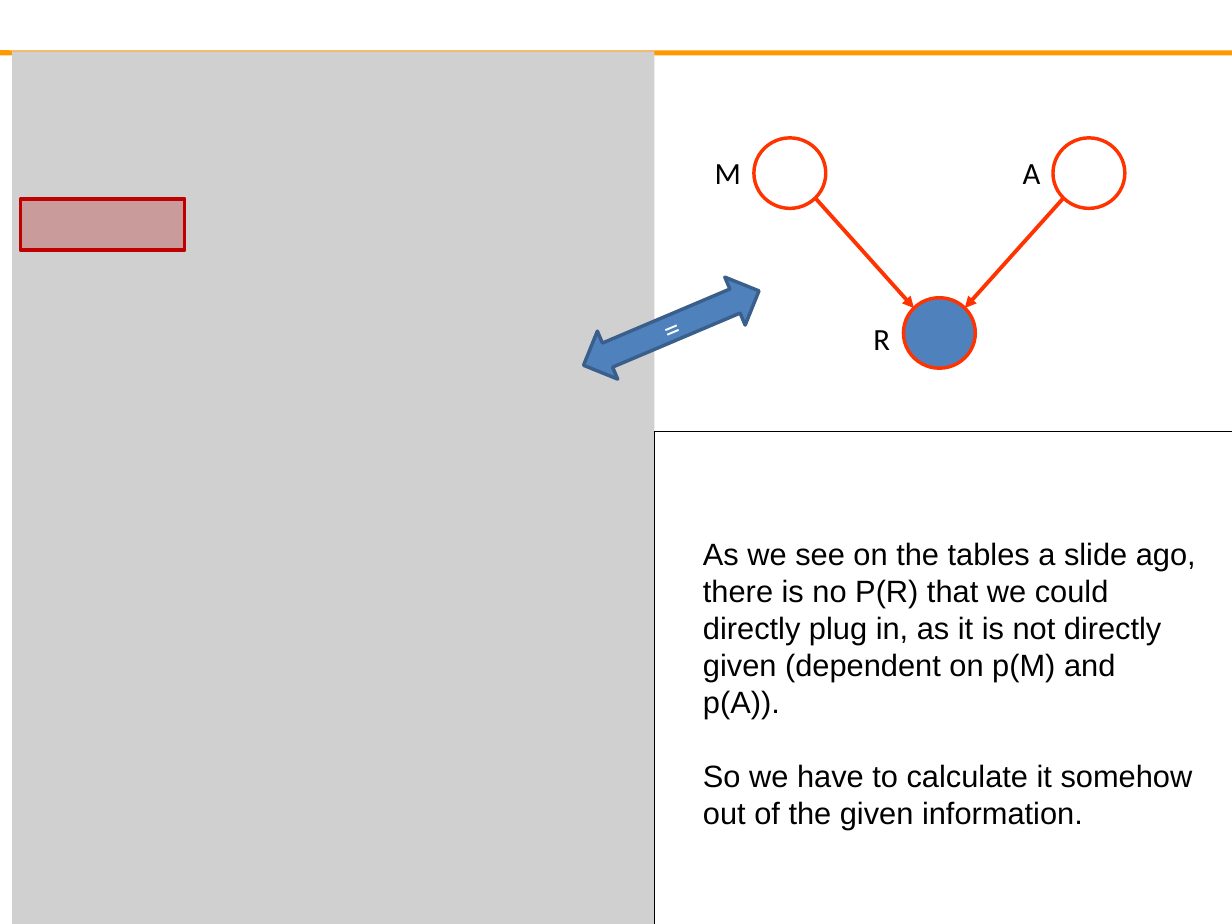
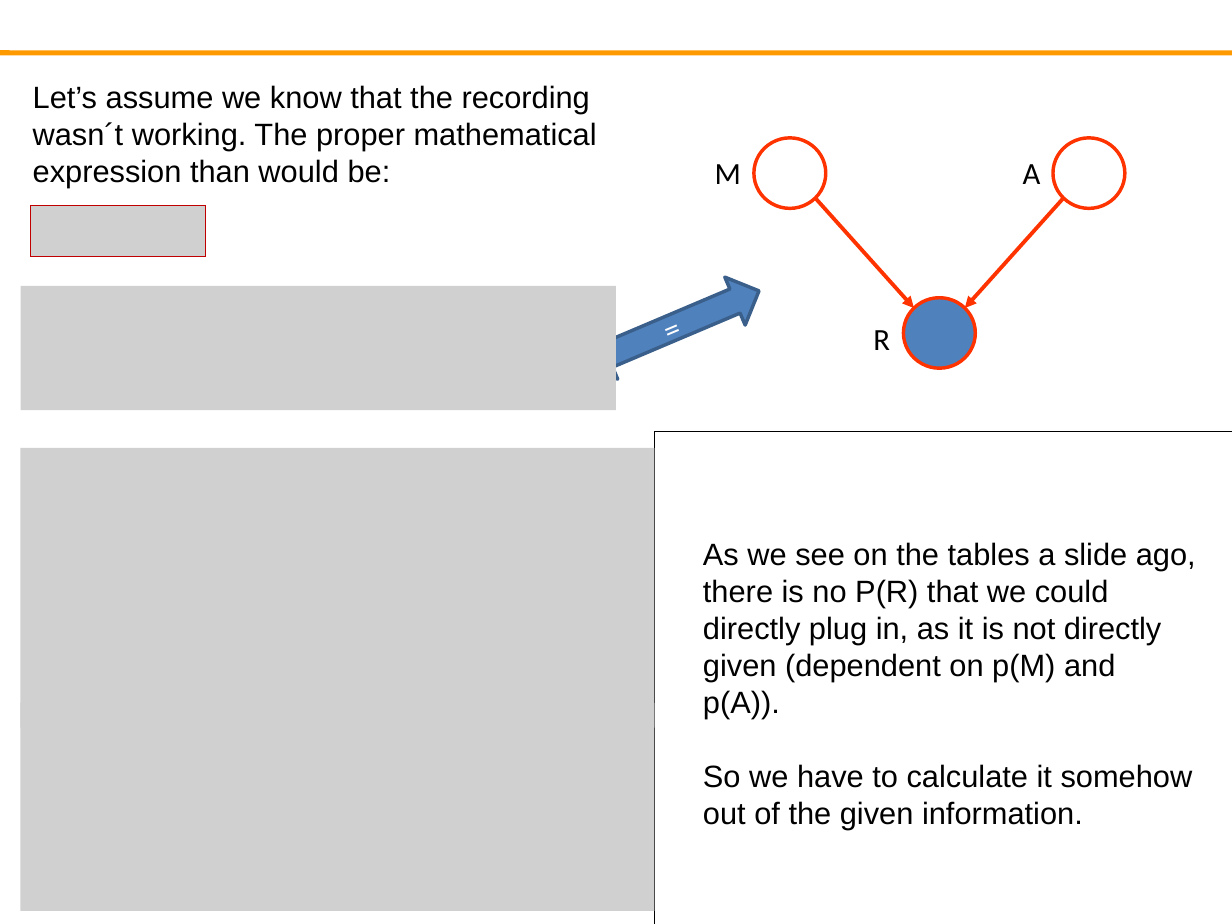
Before and after one commit to fabian9697/IANN_group30, a slide deck: slide 7 of Homework_Neuroinformatic/Assignment 1/Task12_Group30.pptx. Drawn at 1232x924 pixels with LibreOffice and Linux fonts; fonts in the diff are those of the drawing; grey boxes stand for pictures; background and template pictures are left out. Boxes give left, top, right and bottom in pixels: in the first picture for what was removed or moved away, otherwise in the second. Text is boxed around its words. In the diff, an @@ line names an element or a change of style, - is before the commit and + after.

```diff
--- a/Homework_Neuroinformatic/Assignment 1/Task12_Group30.pptx
+++ b/Homework_Neuroinformatic/Assignment 1/Task12_Group30.pptx
@@ picture removed at (x1=12, y1=52, x2=654, y2=924) @@
@@ text added at (x1=33, y1=85, x2=597, y2=188), 18 pt, text #000000 @@
+Let’s assume we know that the recording wasn´t working. The proper mathematical expression than would be:
@@ rectangle removed at (x1=21, y1=198, x2=185, y2=250) @@
@@ picture added at (x1=31, y1=206, x2=206, y2=257) @@
@@ picture added at (x1=21, y1=286, x2=616, y2=410) @@
@@ picture added at (x1=21, y1=448, x2=654, y2=728) @@
@@ picture added at (x1=21, y1=703, x2=654, y2=912) @@
```
Also in this commit, not shown: 5 other slides changed.
